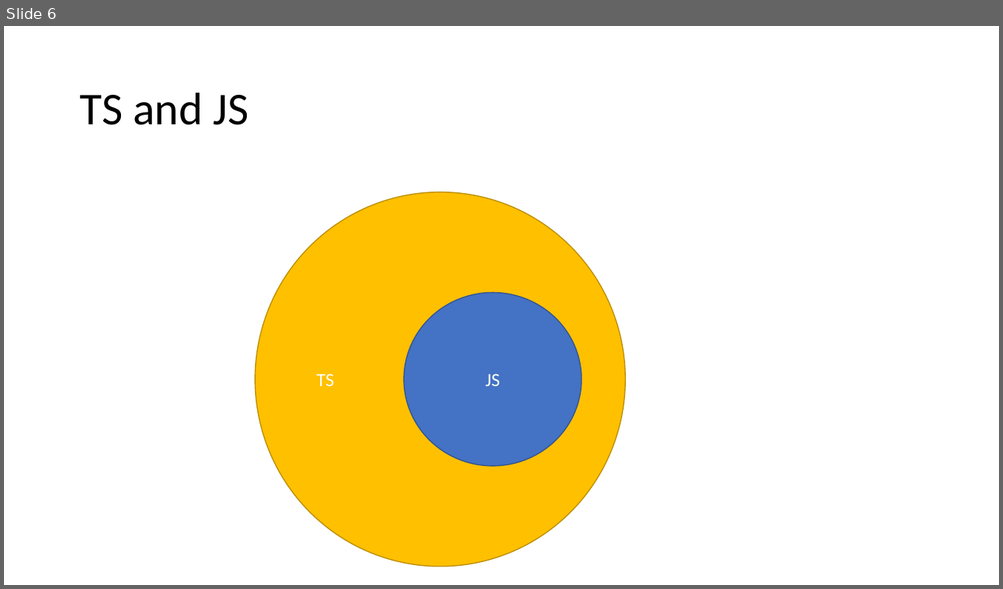
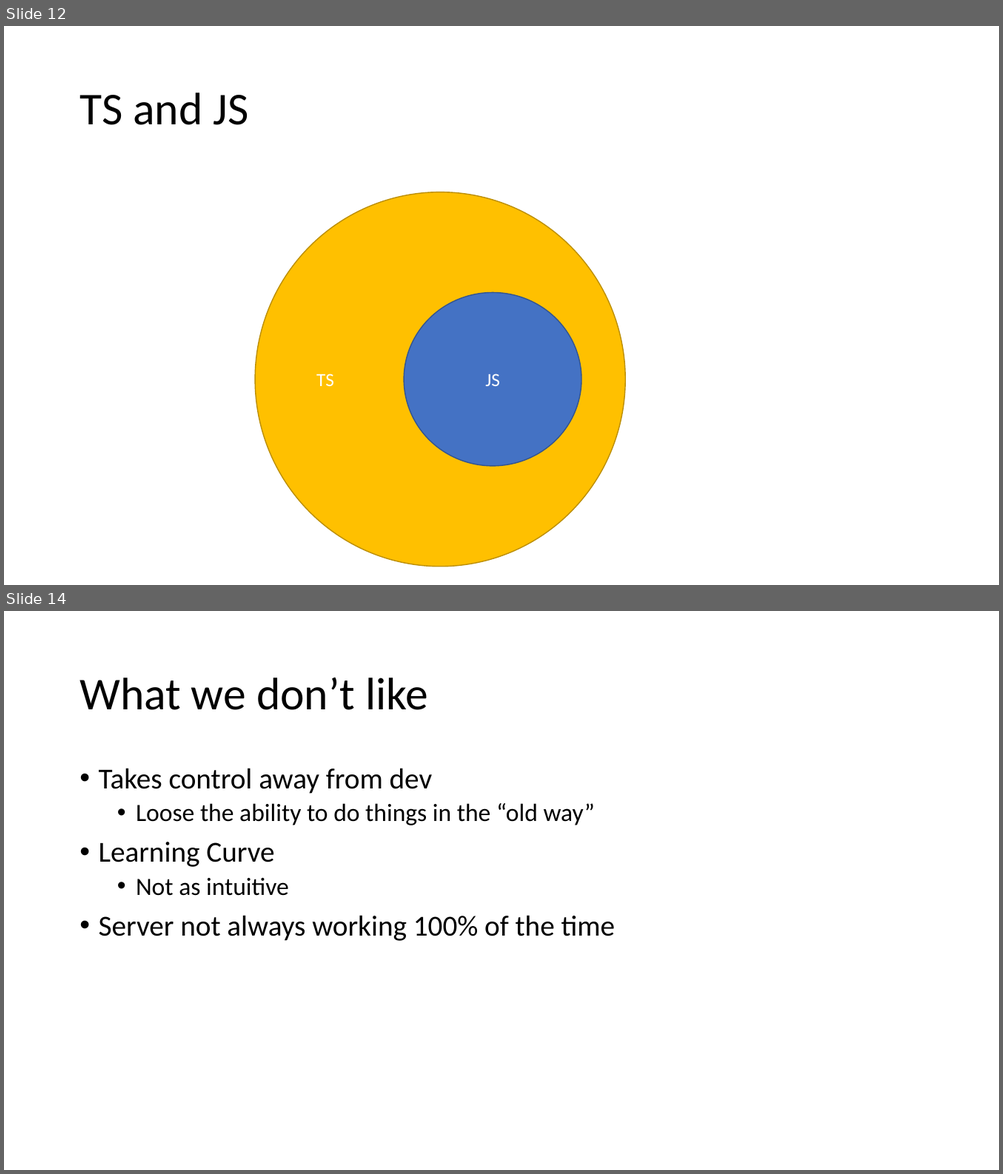
Before and after one commit to 200914ROC2/Training, a slide deck: 6Week-Angular/6w.pptx. Shown one above the other, each under a label of ours: slide 6 before the commit, slides 12 and 14 after it; the slides between them are not shown. The pictures are 1003x589 and 1003x1174 pixels, drawn with LibreOffice and Linux fonts; fonts in the diff are those of the drawing. Boxes give left, top, right and bottom in pixels: in the first picture for what was removed or moved away, otherwise in the second. Text is boxed around its words. In the diff, an @@ line names an element or a change of style, - is before the commit and + after.

```diff
--- a/6Week-Angular/6w.pptx
+++ b/6Week-Angular/6w.pptx
@@ slide 14 added at (4, 611, 999, 1170), background #FFFFFF @@
@@ title added at (79, 678, 428, 710), 44 pt, text #000000 @@
+What we don’t like
@@ text added at (99, 768, 615, 941), 28 pt, text #000000 @@
+• Takes control away from dev
+  • Loose the ability to do things in the “old way”
+• Learning Curve
+  • Not as intuitive
+• Server not always working 100% of the time
@@ what was slide 6 is now slide 12 @@
```
Also in this commit, not shown: 7 other slides added.
